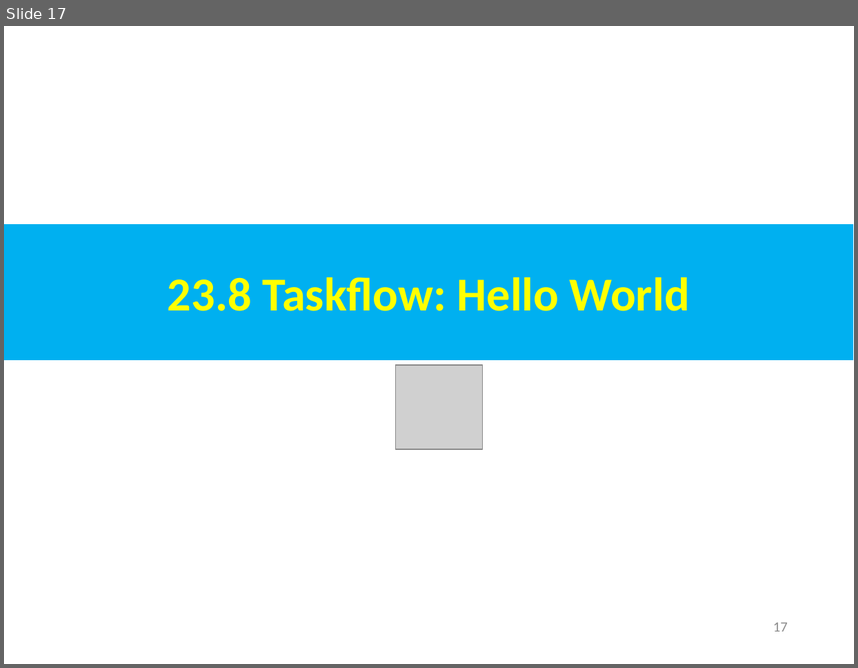
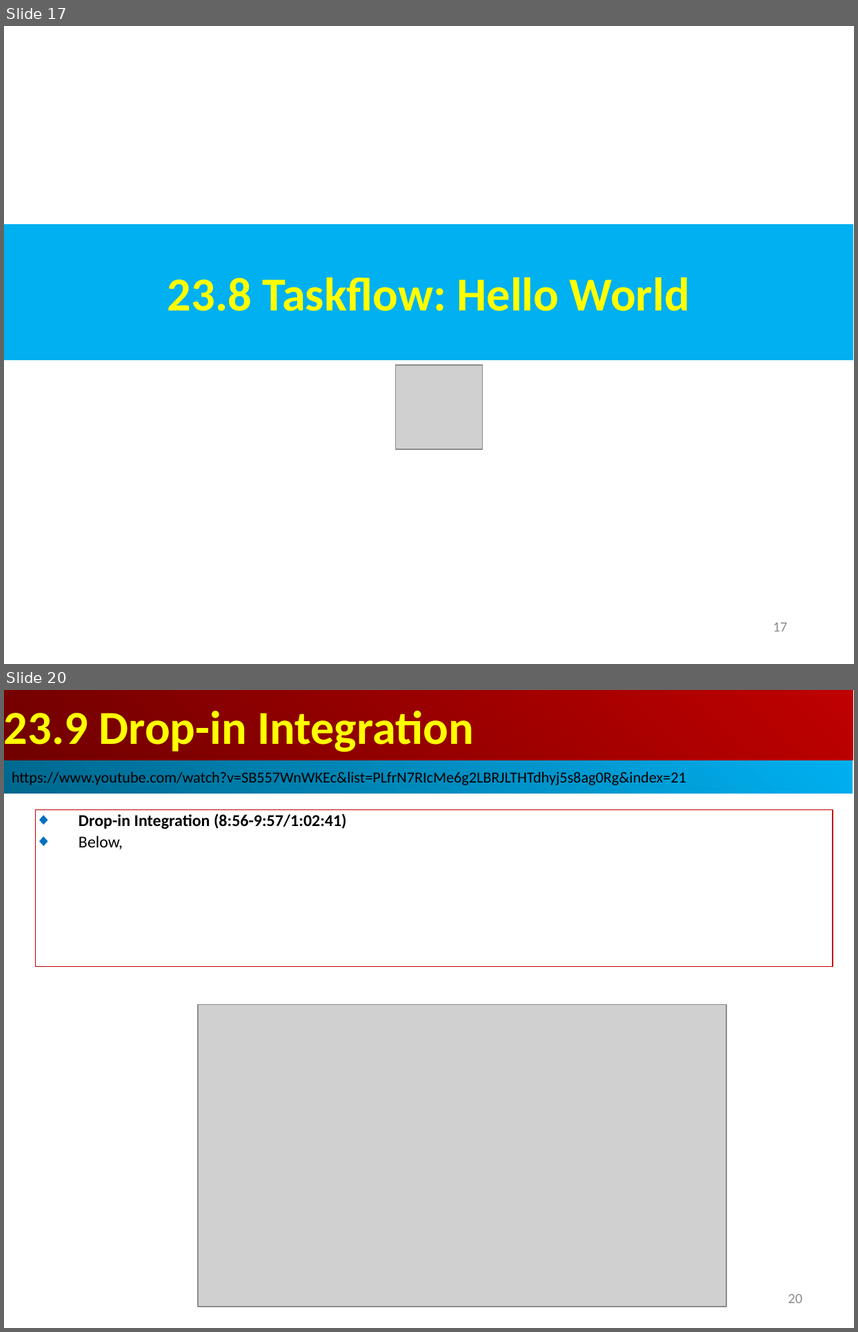
Before and after one commit to peterhchen/AIU_CS800_Chisel, a slide deck: 500_UCSC_HWD/023_Taskflow/000_Video/023.Taskflow.ppt. Shown one above the other, each under a label of ours: slide 17 before the commit, slides 17 and 20 after it; the slides between them are not shown. The pictures are 858x668 and 858x1332 pixels, drawn with LibreOffice and Linux fonts; fonts in the diff are those of the drawing; grey boxes stand for pictures. Boxes give left, top, right and bottom in pixels: in the first picture for what was removed or moved away, otherwise in the second. Text is boxed around its words. In the diff, an @@ line names an element or a change of style, - is before the commit and + after.

```diff
--- a/500_UCSC_HWD/023_Taskflow/000_Video/023.Taskflow.ppt
+++ b/500_UCSC_HWD/023_Taskflow/000_Video/023.Taskflow.ppt
@@ slide 20 added at [4,690,854,1328], background #FFFFFF @@
@@ rectangle added at [4,690,853,760], fill gradient #BF0000 to #710000, 40 pt, text #FFFF00, bold @@
+23.9 Drop-in Integration
@@ rectangle added at [4,760,853,793], fill gradient #00AFEF to #00688E, 13 pt, text #000000 @@
+https://www.youtube.com/watch?v=SB557WnWKEc&list=PLfrN7RIcMe6g2LBRJLTHTdhyj5s8ag0Rg&index=21
@@ rectangle added at [36,810,833,966], outline #C00000 0.74 pt, 14 pt, text #000000, bold @@
+◆ Drop-in Integration (8:56-9:57/1:02:41)
+◆ Below,
@@ picture added at [198,1005,726,1306] @@
@@ page number added at [788,1294,802,1303], 12 pt, text #8B8B8B @@
+20
```
Also in this commit, not shown: 1 slide changed, 1 other slide added.
